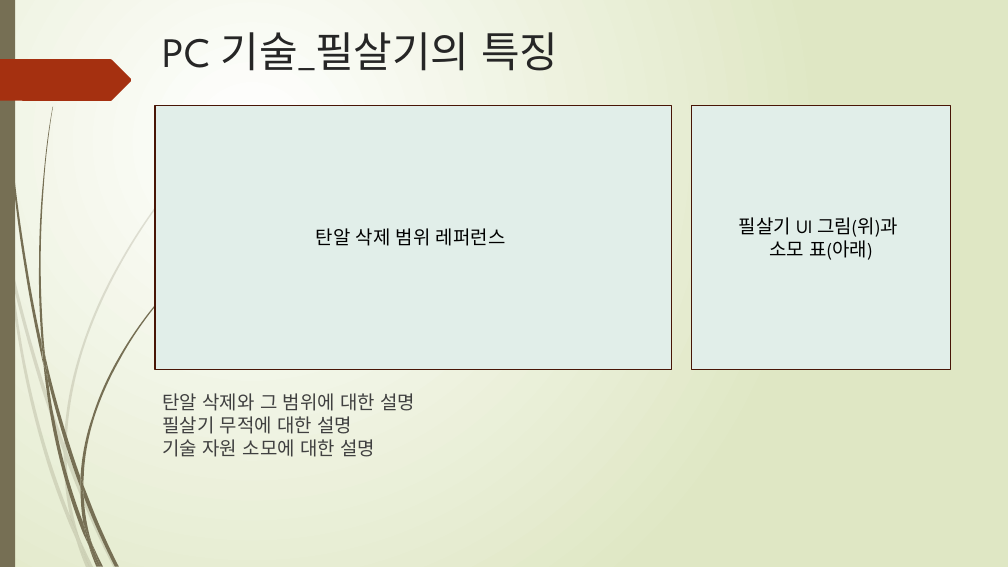
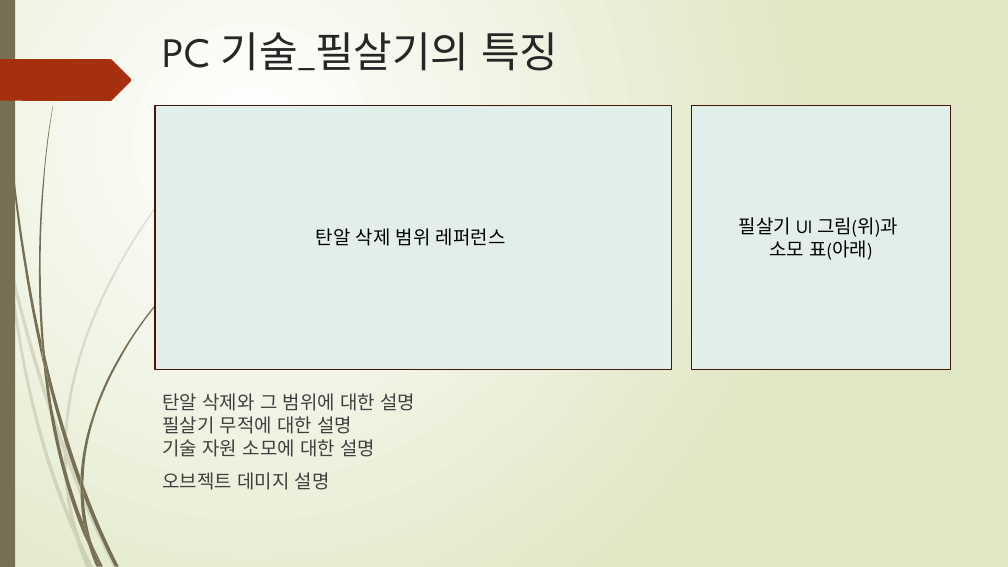
Before and after one commit to SeaNertus/Academy2, a slide deck: slide 22 of 아카데미 수업내용 6월/PC와 PC 기술 기획서.pptx. Drawn at 1008x567 pixels with LibreOffice and Linux fonts; fonts in the diff are those of the drawing. Boxes give left, top, right and bottom in pixels: in the first picture for what was removed or moved away, otherwise in the second. Text is boxed around its words. In the diff, an @@ line names an element or a change of style, - is before the commit and + after.

```diff
--- a/아카데미 수업내용 6월/PC와 PC 기술 기획서.pptx
+++ b/아카데미 수업내용 6월/PC와 PC 기술 기획서.pptx
@@ text at [162, 472, 330, 490]: paragraph added @@
+오브젝트 데미지 설명
```
Also in this commit, not shown: 1 other slide changed, 2 other files.
